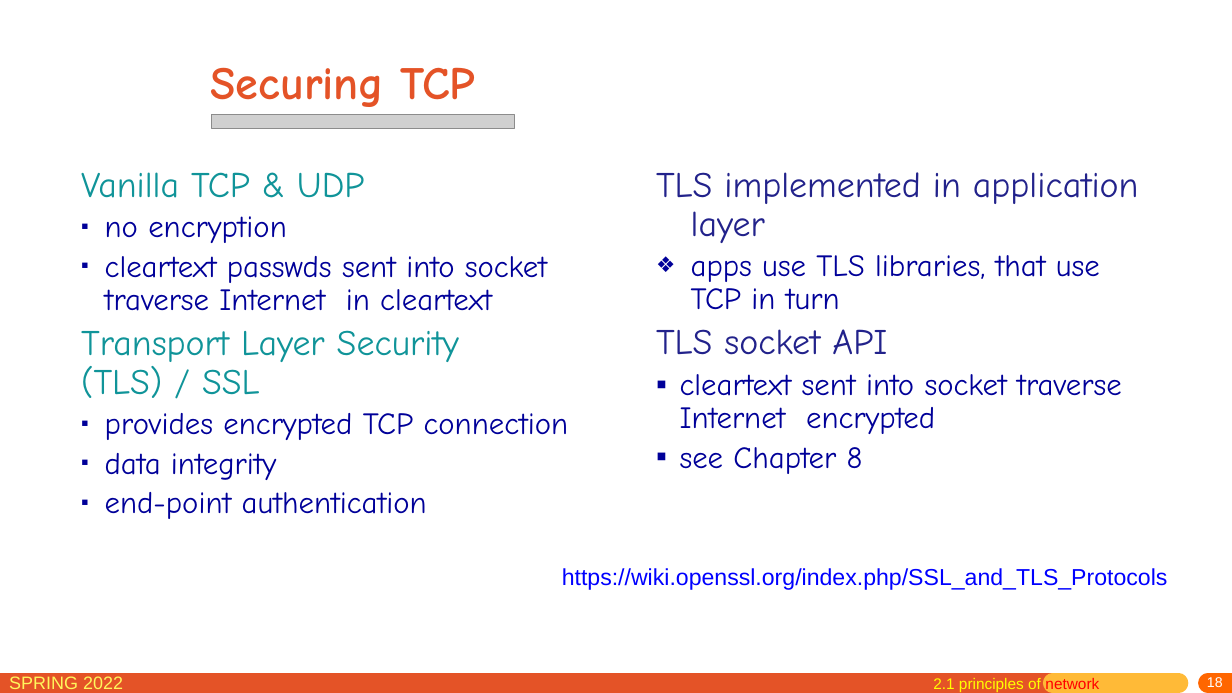
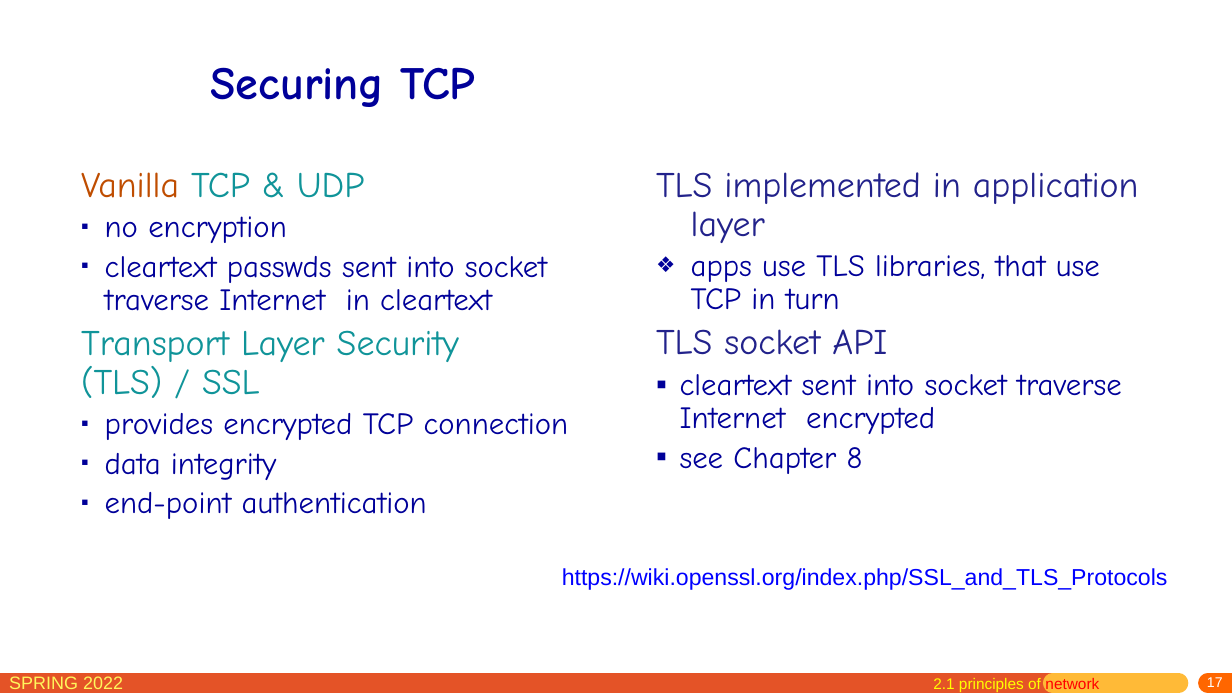
Before and after one commit to network-whu/slides, a slide deck: slide 17 of pptx/chapter2.pptx (slide 18 before the commit). Drawn at 1232x693 pixels with LibreOffice and Linux fonts; fonts in the diff are those of the drawing; grey boxes stand for pictures. Boxes give left, top, right and bottom in pixels: in the first picture for what was removed or moved away, otherwise in the second. Text is boxed around its words. In the diff, an @@ line names an element or a change of style, - is before the commit and + after.

```diff
--- a/pptx/chapter2.pptx
+++ b/pptx/chapter2.pptx
@@ title "Securing TCP" at box(210, 67, 476, 107): text colour #E45327 to #000099 @@
@@ picture removed at box(212, 115, 515, 128) @@
@@ text at box(81, 172, 364, 198): text colour #109499 to #BF4D00 in "Vanilla" @@
@@ page number at box(1207, 677, 1223, 687): text changed @@
-18
+17
```
Also in this commit, not shown: 107 other slides changed, 1 slide removed.
